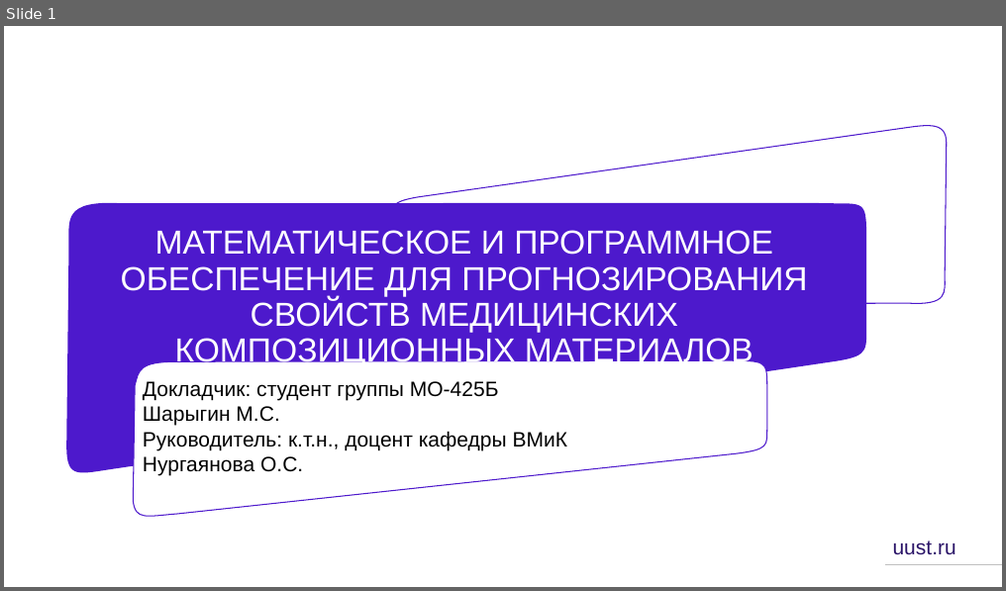
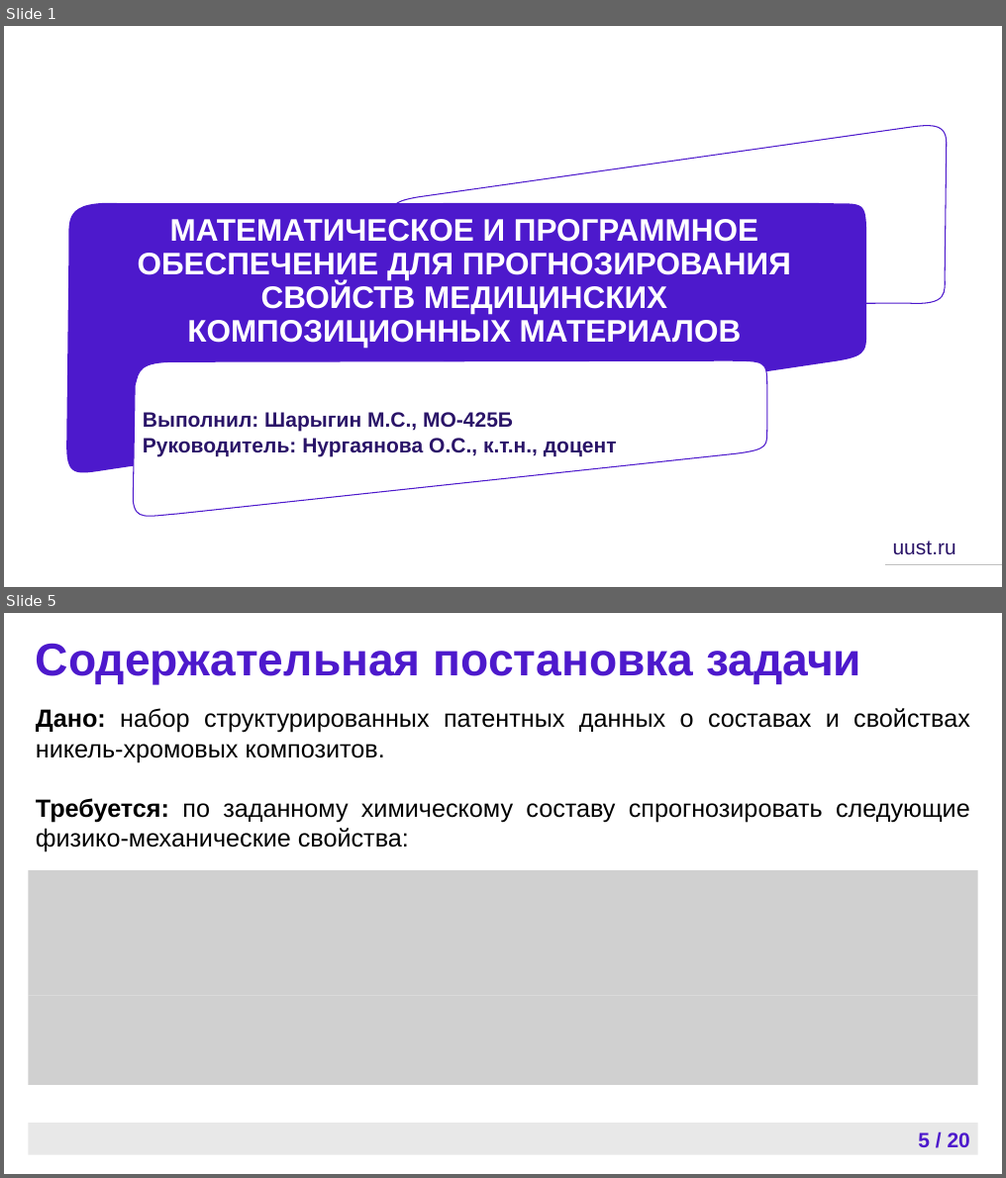
Before and after one commit to Cyber-Limon/Final_qualifying_work___Diploma, a slide deck: ВКР, отчет/ВКР, презентация.pptx. Shown one above the other, each under a label of ours: slide 1 before the commit, slides 1 and 5 after it; the slides between them are not shown. The pictures are 1006x591 and 1006x1178 pixels, drawn with LibreOffice and Linux fonts; fonts in the diff are those of the drawing; grey boxes stand for pictures; background and template pictures are left out. Boxes give left, top, right and bottom in pixels: in the first picture for what was removed or moved away, otherwise in the second. Text is boxed around its words. In the diff, an @@ line names an element or a change of style, - is before the commit and + after.

```diff
--- a/ВКР, отчет/ВКР, презентация.pptx
+++ b/ВКР, отчет/ВКР, презентация.pptx
@@ slide 5 added at (4,613,1002,1174), background #FFFFFF @@
@@ text added at (36,643,861,684), 44 pt, text #4D19CC, bold @@
+Содержательная постановка задачи
@@ subtitle added at (36,708,970,853), 24 pt, text #000000 @@
+Дано: набор структурированных патентных данных о составах и свойствах никель-хромовых композитов.
+Требуется: по заданному химическому составу спрогнозировать следующие физико-механические свойства:
@@ picture added at (28,870,978,995) @@
@@ picture added at (28,995,978,1084) @@
@@ rectangle added at (28,1123,978,1155), fill #E8E8E8 @@
@@ page number added at (918,1133,970,1148), 20 pt, text #4D19CC, bold @@
+5 / 20
@@ slide 1 changed as well @@
@@ title "МАТЕМАТИЧЕСКОЕ И ПРОГРАММНОЕ ОБЕСПЕЧЕНИЕ ДЛЯ ..." at (138,219,791,348): size 32 to 30 pt, bold on; vertical alignment top to middle @@
@@ subtitle "Выполнил: Шарыгин М.С., МО-425Б" at (143,412,617,457): vertical alignment top to middle @@
@@ subtitle at (143,412,617,457): text changed; text colour #000000 to #2A1468; bold on @@
-Докладчик: студент группы МО-425Б
-Шарыгин М.С.
-Руководитель: к.т.н., доцент кафедры ВМиК
-Нургаянова О.С.
+Выполнил: Шарыгин М.С., МО-425Б
+Руководитель: Нургаянова О.С., к.т.н., доцент
```
Also in this commit, not shown: 5 other slides changed, 14 other slides added, 25 slides removed, 1 other file.
